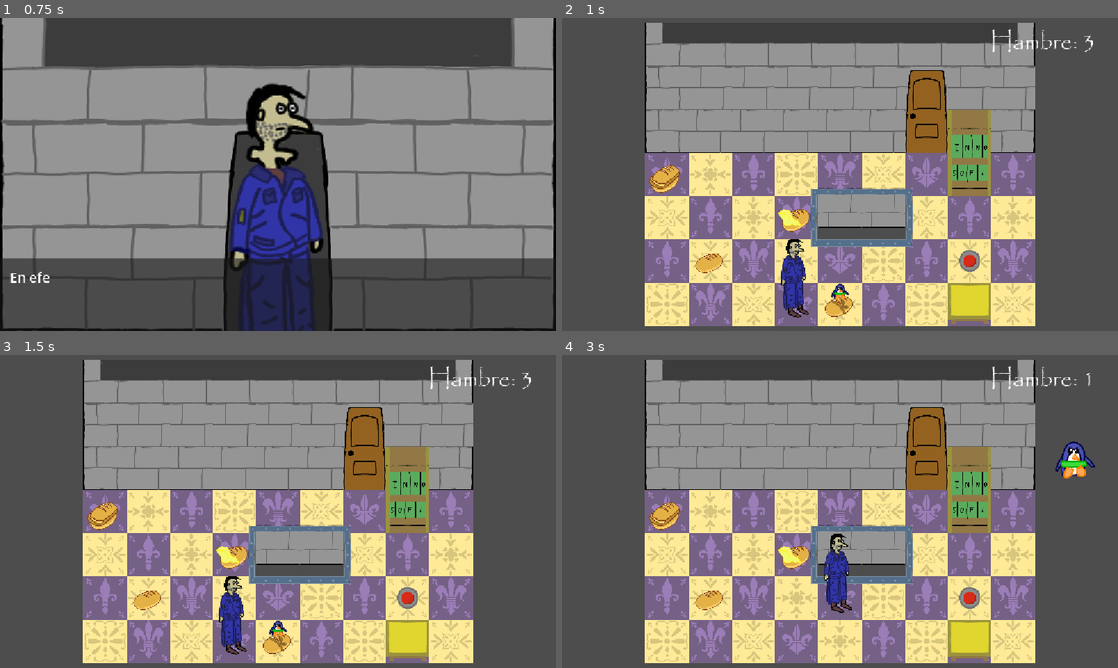
Above: before the commit, frames 1-4 (two rows, left to right).
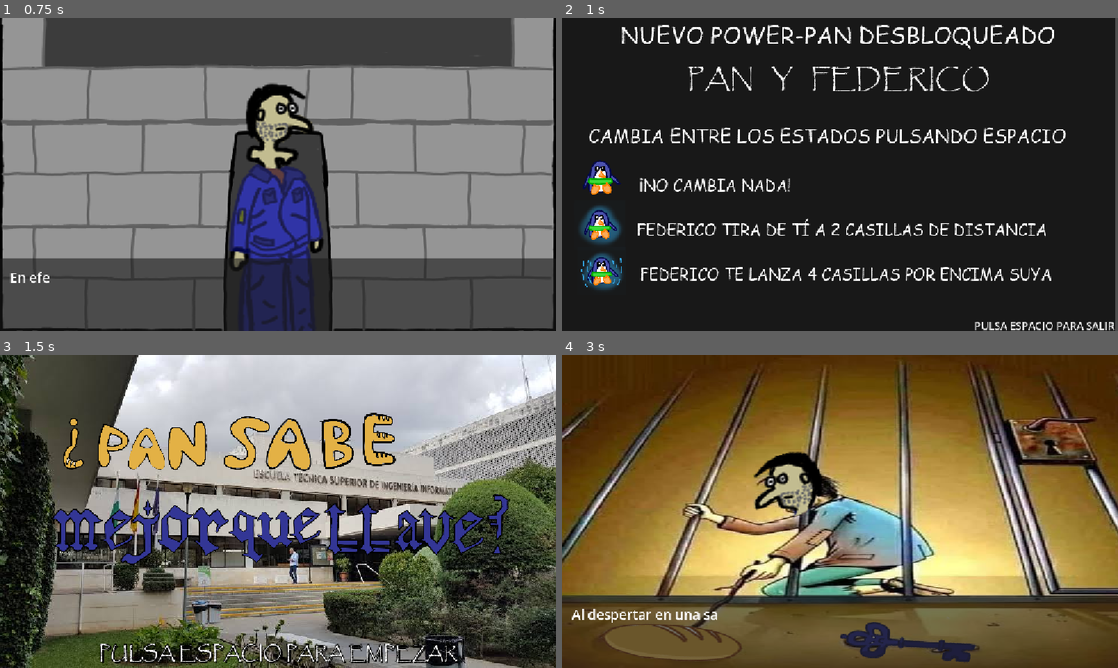
Above: after the commit, the same moments.

Repository: andresfdezc6/pan-sabe-mejor-que-llave-
Game: Godot game, scene res://Scenes/final_malo.tscn
The game is run twice, just before and just after one commit, with the same random seed, the same clock (stepped at 60 frames per second) and the same inputs. This scene is started directly instead of the project's main scene. The engine's default icon, where the game draws it, is replaced by a stand-in: a white triangle on a blue panel in a dark square.
Inputs:
- Up to frame 1 (0.75 s): tap Enter (ui_accept) at 0.5 s; hold Right (right) from 0.53 s (still down); hold Space (interactuar) from 0.53 s (still down)
- Up to frame 2 (1 s): keep holding Right (right); keep holding Space (interactuar); tap Enter (ui_accept) at 0.77, 0.8 s
- Up to frame 3 (1.5 s): tap Enter (ui_accept) at 1.07, 1.35 s; release Right (right) at 1.28 s; release Space (interactuar) at 1.28 s; hold S (down) from 1.28 s (still down)
- Up to frame 4 (3 s): tap Enter (ui_accept) at 1.52, 1.82, 2.3 s; tap Space (interactuar) at 1.55 s; release S (down) at 2.03 s; hold Right (right) 2.03-2.78 s; hold Space (interactuar) 2.03-2.78 s; hold Up (up) from 2.78 s (still down); tap 1 at 2.85 s

Frame 1 is identical in both runs. In frame 2, 98% of the frame differs, in the area x 0-100%, y 0-100%; in frame 3, 93%; in frame 4, 96%.

Commit message:
imoprt fin y fin hecho

Diff:
--- /dev/null
+++ b/Scenes/fin.gd
@@ -0,0 +1,33 @@
+extends Control
+
+@onready var texto_reiniciar: RichTextLabel = $RichTextLabel5
+
+var puede_reiniciar: bool = false
+var tween_parpadeo: Tween
+
+func _ready() -> void:
+	get_tree().paused = false
+
+	# Parpadeo suave en el texto inferior
+	tween_parpadeo = create_tween().set_loops()
+	tween_parpadeo.tween_property(texto_reiniciar, "modulate:a", 0.25, 0.8).set_trans(Tween.TRANS_SINE)
+	tween_parpadeo.tween_property(texto_reiniciar, "modulate:a", 1.0, 0.8).set_trans(Tween.TRANS_SINE)
+
+	# Pequeña pausa de seguridad para no saltarse la pantalla si venías pulsando Espacio
+	await get_tree().create_timer(0.4).timeout
+	puede_reiniciar = true
+
+func _input(event: InputEvent) -> void:
+	if not puede_reiniciar:
+		return
+
+	if event.is_action_pressed("interactuar") or event.is_action_pressed("ui_accept"):
+		get_viewport().set_input_as_handled()
+		if tween_parpadeo:
+			tween_parpadeo.kill()
+
+		ControlGlobal.indice_nivel_actual = 0
+		Global.muerto = false
+		Global.locura = 0
+		Global.locura_on = false
+		get_tree().change_scene_to_file("res://Scenes/intro.tscn")
--- /dev/null
+++ b/Scenes/fin.tscn
@@ -0,0 +1,87 @@
+[gd_scene format=3 uid="uid://dvj0ua4ry2ds8"]
+
+[ext_resource type="Script" uid="uid://dadg7bqcdeajk" path="res://Scenes/fin.gd" id="1_8ldow"]
+[ext_resource type="FontFile" uid="uid://rgrm48v3jova" path="res://assets/fonts/papyrus.ttf" id="2_nourd"]
+[ext_resource type="FontFile" uid="uid://c55xrrkojf46i" path="res://assets/fonts/Comic Papyrus.ttf" id="3_8cf55"]
+[ext_resource type="Texture2D" uid="uid://byxuxvr2wo77a" path="res://assets/sprites/federico.png" id="4_ltvb8"]
+[ext_resource type="Texture2D" uid="uid://yhurvd0a4j3e" path="res://assets/sprites/federico_cargado.png" id="5_ydj0c"]
+[ext_resource type="Texture2D" uid="uid://bxnr5e5y8x46i" path="res://assets/sprites/federico_cargado_ssj.png" id="6_aqlei"]
+
+[node name="fin" type="PanelContainer" unique_id=465670743]
+offset_right = 1145.0
+offset_bottom = 652.0
+script = ExtResource("1_8ldow")
+
+[node name="ColorRect" type="ColorRect" parent="." unique_id=2041365119]
+layout_mode = 2
+color = Color(0.09335035, 0.09335035, 0.09335035, 1)
+
+[node name="RichTextLabel" type="RichTextLabel" parent="." unique_id=1872056496]
+layout_mode = 2
+theme_override_fonts/normal_font = ExtResource("2_nourd")
+theme_override_font_sizes/normal_font_size = 54
+text = "
+PAN   Y   FEDERICO"
+horizontal_alignment = 1
+
+[node name="RichTextLabel2" type="RichTextLabel" parent="." unique_id=133077081]
+layout_mode = 2
+theme_override_fonts/normal_font = ExtResource("3_8cf55")
+theme_override_font_sizes/normal_font_size = 48
+text = "NUEVO POWER-PAN DESBLOQUEADO
+"
+horizontal_alignment = 1
+
+[node name="RichTextLabel3" type="RichTextLabel" parent="." unique_id=1998281090]
+layout_mode = 2
+theme_override_fonts/normal_font = ExtResource("3_8cf55")
+theme_override_font_sizes/normal_font_size = 38
+text = "
+
+
+
+     CAMBIA ENTRE LOS ESTADOS PULSANDO ESPACIO
+
+"
+
+[node name="RichTextLabel4" type="RichTextLabel" parent="." unique_id=1346607253]
+layout_mode = 2
+theme_override_fonts/normal_font = ExtResource("3_8cf55")
+theme_override_font_sizes/normal_font_size = 32
+text = "
+
+
+
+
+
+
+¡NO CAMBIA NADA!
+
+FEDERICO TIRA DE TÍ A 2 CASILLAS DE DISTANCIA
+
+FEDERICO TE LANZA 4 CASILLAS POR ENCIMA SUYA
+
+"
+horizontal_alignment = 2
+
+[node name="RichTextLabel5" type="RichTextLabel" parent="." unique_id=274040312]
+layout_mode = 2
+theme_override_font_sizes/normal_font_size = 22
+text = "PULSA ESPACIO PARA SALIR"
+horizontal_alignment = 2
+vertical_alignment = 2
+
+[node name="Sprite2D" type="Sprite2D" parent="." unique_id=547457809]
+position = Vector2(80.00001, 330)
+scale = Vector2(0.9375, 0.9453125)
+texture = ExtResource("4_ltvb8")
+
+[node name="Sprite2D2" type="Sprite2D" parent="." unique_id=1938837897]
+position = Vector2(78, 428)
+scale = Vector2(0.8359375, 0.8046875)
+texture = ExtResource("5_ydj0c")
+
+[node name="Sprite2D3" type="Sprite2D" parent="." unique_id=765860444]
+position = Vector2(82.25, 524)
+scale = Vector2(0.79296875, 0.7656248)
+texture = ExtResource("6_aqlei")
--- /dev/null
+++ b/Scenes/final_bueno.tscn
@@ -0,0 +1,12 @@
+[gd_scene format=3 uid="uid://3i745pjds0fg"]
+
+[ext_resource type="PackedScene" uid="uid://dmxs1slkcrvad" path="res://Scenes/intro.tscn" id="1_7li5a"]
+[ext_resource type="Texture2D" uid="uid://deedcoh7ogav5" path="res://assets/images/finaldefmalo1.png" id="2_cqalg"]
+[ext_resource type="Texture2D" uid="uid://cxpi41mmasxes" path="res://assets/images/finaldefmalo.png" id="3_jqsjr"]
+
+[node name="intro" unique_id=542282079 instance=ExtResource("1_7li5a")]
+activar_portada = false
+imagenes = Array[Texture2D]([ExtResource("2_cqalg"), ExtResource("3_jqsjr")])
+textos = Array[String](["Al final, te has visto tentado por la suculenta llave, que para alguien tan famélico como tú, parecia todo un manjar", "En efecto, pan sabía mejor que llave
+"])
+escena_siguiente = "uid://dvj0ua4ry2ds8"
--- a/Scenes/final_malo.tscn
+++ b/Scenes/final_malo.tscn
@@ -7,5 +7,6 @@
 [node name="intro" unique_id=542282079 instance=ExtResource("1_74ou8")]
 activar_portada = false
 imagenes = Array[Texture2D]([ExtResource("2_y8g43"), ExtResource("3_nf40n")])
-textos = Array[String](["Al final, te has visto tentado por la suculenta llave, que para alguien tan famélico como tú, parece todo un manjar", "En efecto, pan sabía mejor que llave
+textos = Array[String](["Al final, te has visto tentado por la suculenta llave, que para alguien tan famélico como tú, parecia todo un manjar", "En efecto, pan sabía mejor que llave
 "])
+escena_siguiente = "uid://dvj0ua4ry2ds8"
Not shown, added: Scenes/fin.gd.uid
Not shown, added: assets/images/fin.png.import
